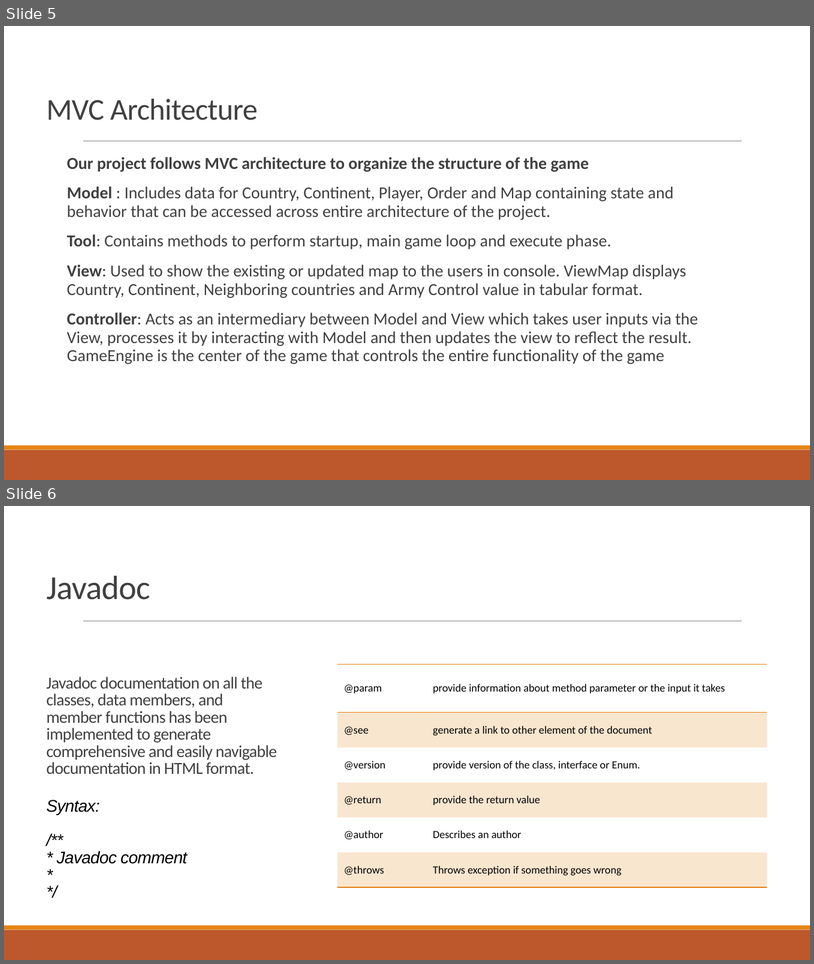
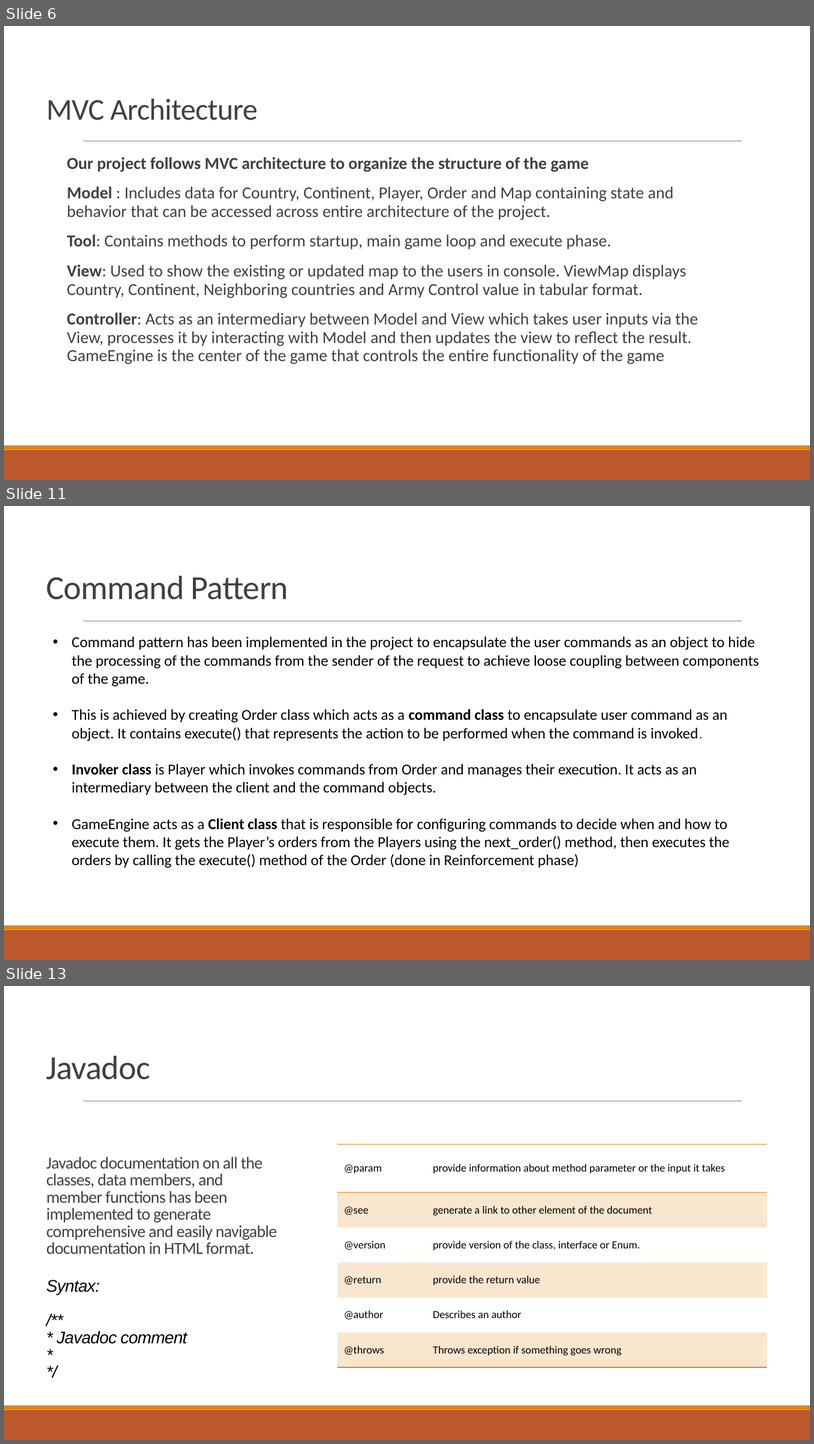
Before and after one commit to sannidhi470/Defenders, a slide deck: Presentation.pptx. Shown one above the other, each under a label of ours: slides 5 and 6 before the commit, slides 6, 11 and 13 after it; the slides between them are not shown. The pictures are 814x964 and 814x1444 pixels, drawn with LibreOffice and Linux fonts; fonts in the diff are those of the drawing. Boxes give left, top, right and bottom in pixels: in the first picture for what was removed or moved away, otherwise in the second. Text is boxed around its words. In the diff, an @@ line names an element or a change of style, - is before the commit and + after.

```diff
--- a/Presentation.pptx
+++ b/Presentation.pptx
@@ slide 11 added at (x1=4, y1=506, x2=810, y2=960), background #FFFFFF; not listed: 3 template elements that a slide beside it also shows @@
@@ title added at (x1=47, y1=576, x2=288, y2=600), 40 pt, text #404040 @@
+Command Pattern
@@ text added at (x1=72, y1=636, x2=759, y2=868), 18 pt, text #000000 @@
+• Command pattern has been implemented in the project to encapsulate the user commands as an object to hide the processing of the commands from the sender of the request to achieve loose coupling between components of the game.
+• This is achieved by creating Order class which acts as a command class to encapsulate user command as an object. It contains execute() that represents the action to be performed when the command is invoked.
+• Invoker class is Player which invokes commands from Order and manages their execution. It acts as an intermediary between the client and the command objects.
+• GameEngine acts as a Client class that is responsible for configuring commands to decide when and how to execute them. It gets the Player’s orders from the Players using the next_order() method, then executes the orders by calling the execute() method of the Order (done in Reinforcement phase)
@@ what was slide 5 is now slide 6 @@
@@ what was slide 6 is now slide 13 @@
```
Also in this commit, not shown: 1 slide changed, 6 other slides added.
